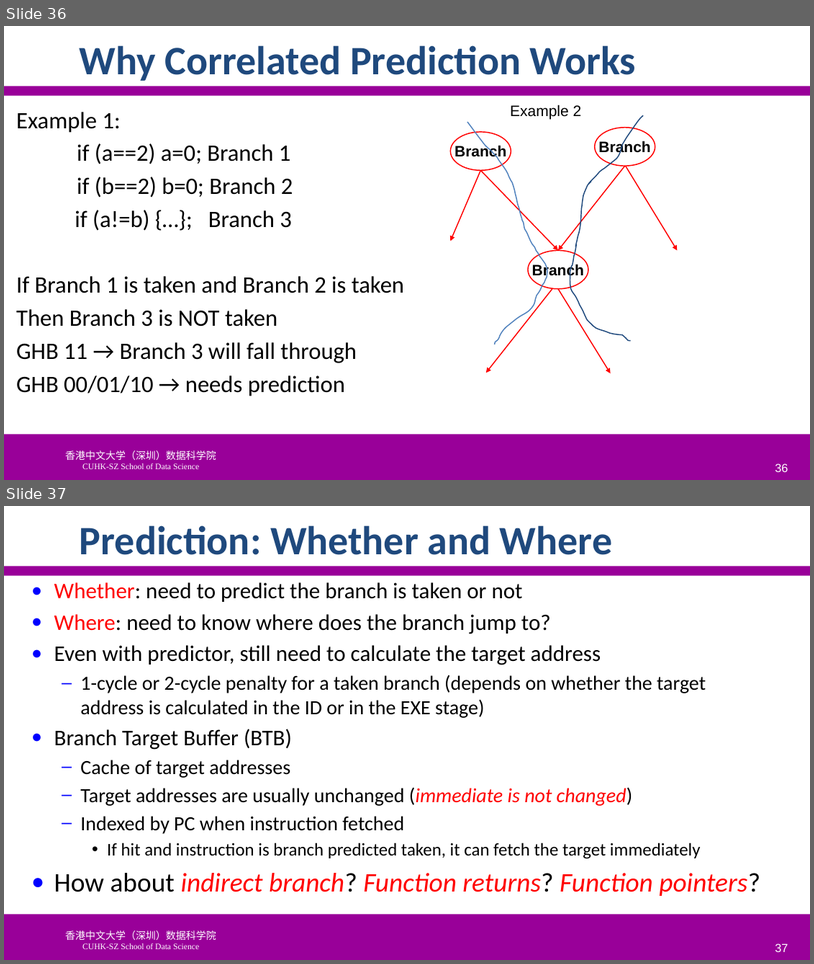
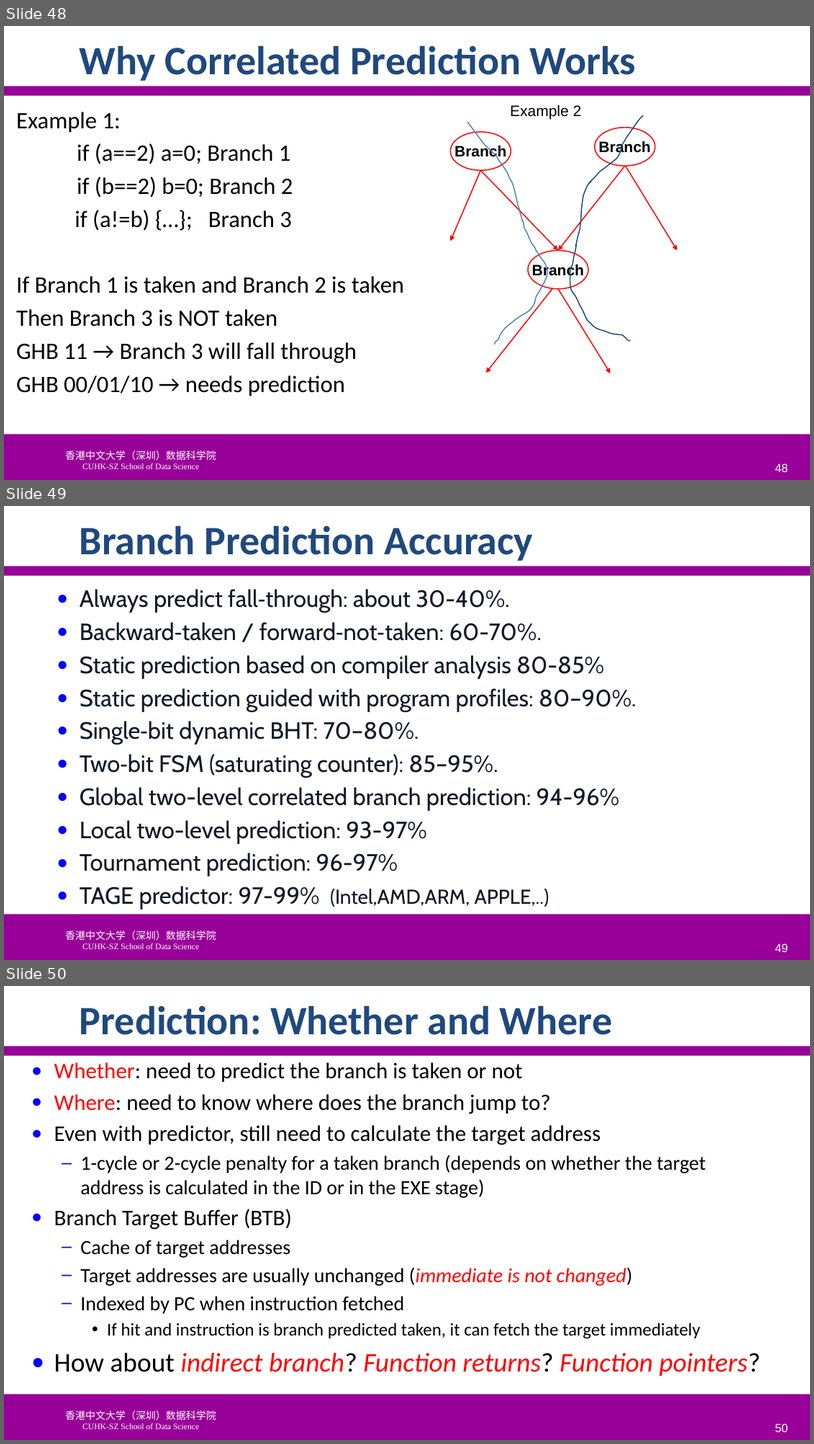
Before and after one commit to SUNCHAOYI923/CMU_CSAPP, a slide deck: slide/CA3060-4-Hazards.pptx. Shown one above the other, each under a label of ours: slides 36 and 37 before the commit, slides 48, 49 and 50 after it. The pictures are 814x964 and 814x1444 pixels, drawn with LibreOffice and Linux fonts; fonts in the diff are those of the drawing; background and template pictures are left out. Boxes give left, top, right and bottom in pixels: in the first picture for what was removed or moved away, otherwise in the second. Text is boxed around its words. In the diff, an @@ line names an element or a change of style, - is before the commit and + after.

```diff
--- a/slide/CA3060-4-Hazards.pptx
+++ b/slide/CA3060-4-Hazards.pptx
@@ slide 49 added at box(4, 506, 810, 960), background #FFFFFF; not listed: 3 template elements that a slide beside it also shows @@
@@ title added at box(80, 525, 533, 561), 48 pt, text #1F497D, bold @@
+Branch Prediction Accuracy
@@ text added at box(80, 589, 636, 909), 28 pt, text #111827 @@
+● Always predict fall‑through: about 30-40%.
+● Backward‑taken / forward‑not‑taken: 60-70%.
+● Static prediction based on compiler analysis 80-85%
+● Static prediction guided with program profiles: 80–90%.
+● Single‑bit dynamic BHT: 70–80%.
+● Two‑bit FSM (saturating counter): 85–95%.
+● Global two-level correlated branch prediction: 94-96%
+● Local two-level prediction: 93-97%
+● Tournament prediction: 96-97%
+● TAGE predictor: 97-99% (Intel,AMD,ARM, APPLE,..)
@@ page number added at box(775, 943, 788, 952), 14 pt, text #FFFFFF @@
+49
@@ what was slide 36 is now slide 48 @@
@@ page number at box(775, 463, 788, 472): text changed @@
-36
+48
@@ what was slide 37 is now slide 50 @@
@@ page number at box(775, 1423, 788, 1432): text changed @@
-37
+50
```
Also in this commit, not shown: 8 slides changed, 17 other slides added, 5 slides removed, 5 other files.
